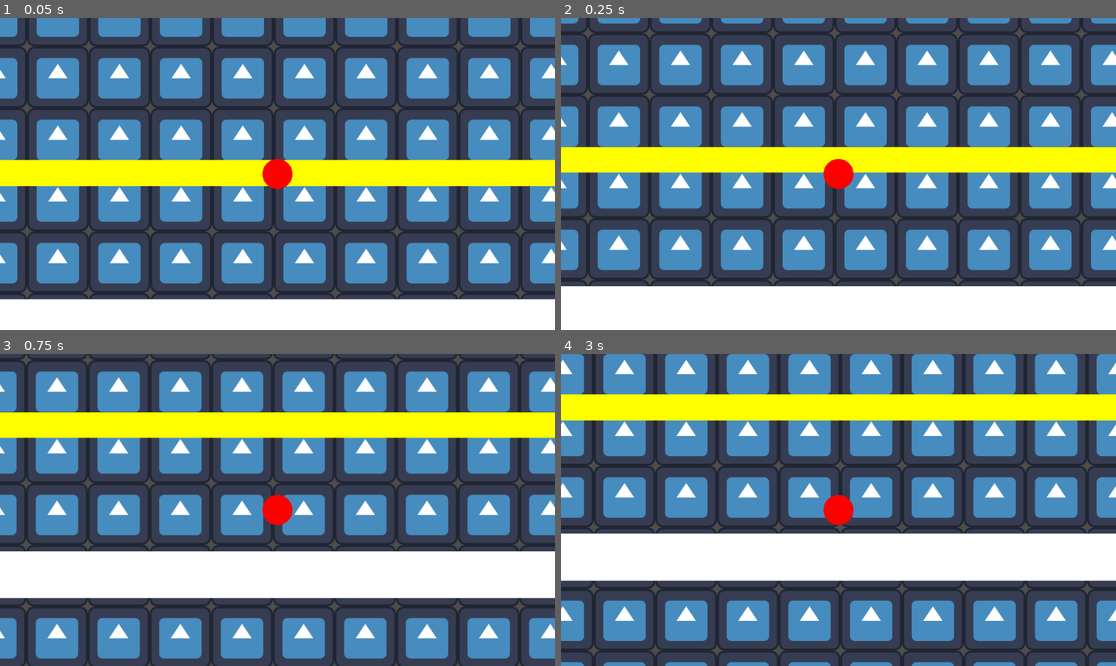
Above: before the commit, frames 1-4 (two rows, left to right).
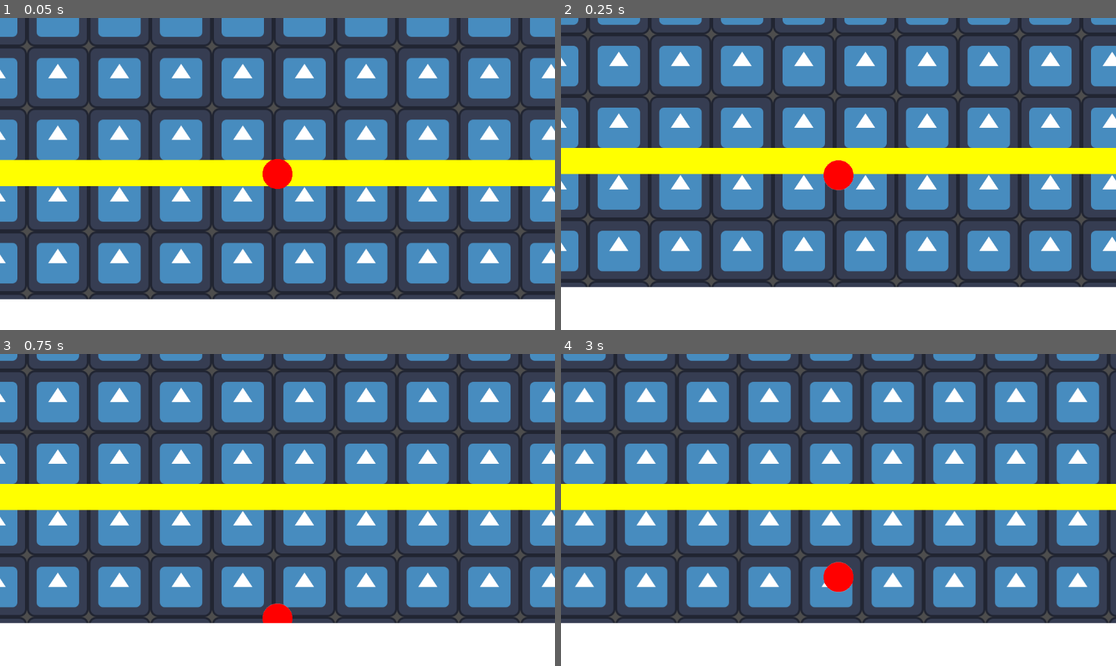
Above: after the commit, the same moments.

Repository: SpaceMonkeyy86/new-scene-game-jam-2025
Game: Godot game, scene res://scene_1.tscn
Two runs of this game, one before a commit and one after it. Both use one fixed random seed, a clock stepped at 60 frames per second and the inputs below. The engine's default icon, where the game draws it, is replaced by a stand-in: a white triangle on a blue panel in a dark square.
Inputs (mouse positions are in pixels of both pictures, inside the frame that each line leads up to):
- Up to frame 1 (0.05 s): no input
- Up to frame 2 (0.25 s): no input
- Up to frame 3 (0.75 s): move the mouse to (399, 494) at 0.52 s; press the mouse at (399, 494) at 0.53 s
- Up to frame 4 (3 s): move the mouse to (727, 525) at 1.27 s; release the mouse at (727, 525) at 1.28 s; click (727, 525) at 1.35 s; move the mouse to (894, 441) at 2.02 s; press the mouse at (894, 441) at 2.03 s; tap Enter at 2.75 s; move the mouse to (810, 572) at 2.77 s; release the mouse at (810, 572) at 2.78 s; click (810, 572) at 2.85 s

Frame 1 is identical in both runs. In frame 2, 7.9% of the frame differs, in the area x 0-100%, y 0-87%; in frame 3, 68%; in frame 4, 87%, in the area x 0-100%, y 0-100%.

Commit message:
use physics process and better ledge functionality

Diff:
--- a/CharacterController.gd
+++ b/CharacterController.gd
@@ -2,7 +2,7 @@
 
 @export var jump_velocity: float = 150
 @export var max_jump_magnitude: float = 1000
-@export var camera_panning: float = 0.3
+@export var camera_panning: float = 0.2
 @export var camera_reset_speed: float = 20
 @export var bonk_velocity: float = 10
 
@@ -13,6 +13,33 @@
 
 var project_gravity = ProjectSettings.get_setting("physics/2d/default_gravity")
 var body_gravity = project_gravity * gravity_scale
+
+func with_parent(node) -> bool:
+	return node.find_parent("Ledge")
+
+func _physics_process(delta: float) -> void:
+	var mouse_pos: Vector2 = get_viewport().get_mouse_position()
+
+	var colliding = null
+	for body in get_colliding_bodies():
+		if body.find_parent("Ledge"):
+			colliding = body.find_parent("Ledge")
+
+	if colliding:
+		print(colliding)
+		print(Input.is_action_pressed("click") and colliding)
+
+	if Input.is_action_pressed("click") and colliding:
+		linear_velocity = Vector2(0, 1)
+
+	if Input.is_action_just_pressed("click"):
+		click_position = mouse_pos
+
+	elif Input.is_action_just_released("click") and click_position:
+		freeze = false
+		linear_velocity = Vector2.ZERO
+		apply_impulse(calc_jump_vector(click_position - mouse_pos))
+		click_position = null
 
 func _process(_delta):
 	hint_positions.clear()
@@ -31,27 +58,6 @@
 
 	queue_redraw()
 
-	if Input.is_action_just_pressed("click"):
-		var ledge = false
-		for body in get_colliding_bodies():
-			print(body)
-			if body.find_parent("Ledge") or body.find_parent("Wall"):
-				ledge = true
-				break
-		if ledge:
-			linear_velocity = Vector2.ZERO
-			freeze = true
-			click_position = mouse_pos
-		else:
-			linear_velocity.x = maxf(linear_velocity.x, bonk_velocity)
-			linear_velocity.y = bonk_velocity
-
-	elif Input.is_action_just_released("click") and click_position:
-		freeze = false
-		linear_velocity = Vector2.ZERO
-		apply_impulse(calc_jump_vector(click_position - mouse_pos))
-		click_position = null
-
 func calc_jump_vector(offset: Vector2) -> Vector2:
 	var v = offset
 	v.x = log(absf(v.x)+1) * (-1 if v.x < 0 else 1)
@@ -64,5 +70,5 @@
 func _draw():
 	var i: float = num_hints
 	for pos in hint_positions:
-		draw_circle(to_local(pos), 10, Color(1, 1, 1, i / num_hints))
+		draw_circle(to_local(pos), 10, Color(1, 1, 1, 0.5 + i / num_hints))
 		i -= 1
--- a/scene_1.tscn
+++ b/scene_1.tscn
@@ -19,18 +19,18 @@
 
 [sub_resource type="CircleShape2D" id="CircleShape2D_1abo5"]
 
+[sub_resource type="RectangleShape2D" id="RectangleShape2D_knagl"]
+
 [node name="Scene1" type="Node2D"]
 
 [node name="Character" type="RigidBody2D" parent="."]
+collision_layer = 3
+collision_mask = 3
 physics_material_override = SubResource("PhysicsMaterial_3xosi")
 lock_rotation = true
 contact_monitor = true
 max_contacts_reported = 10
 script = ExtResource("1_3sd7o")
-jump_multiplier = null
-max_jump_magnitude = null
-camera_panning = null
-camera_reset_speed = null
 
 [node name="Sprite2D" type="Sprite2D" parent="Character"]
 texture = SubResource("GradientTexture2D_3sd7o")
@@ -39,6 +39,10 @@
 shape = SubResource("CircleShape2D_1abo5")
 
 [node name="Camera2D" type="Camera2D" parent="Character"]
+limit_left = -1400
+limit_top = -1100
+limit_right = 1450
+limit_bottom = 350
 
 [node name="Background" type="Sprite2D" parent="."]
 show_behind_parent = true
@@ -70,3 +74,14 @@
 z_index = -10
 position = Vector2(-0.00012207031, -1)
 scale = Vector2(140.64, 2.6800003)
+
+[node name="StaticBody2D" type="StaticBody2D" parent="Terrain/Ledge"]
+position = Vector2(8.6796297e-07, 0.3731343)
+scale = Vector2(0.0071103526, 0.3731343)
+collision_layer = 0
+collision_mask = 2
+
+[node name="CollisionShape2D" type="CollisionShape2D" parent="Terrain/Ledge/StaticBody2D"]
+position = Vector2(-0.00012207031, -1)
+scale = Vector2(140.64, 2.6800003)
+shape = SubResource("RectangleShape2D_knagl")
Not shown: 1 places in scene_1.tscn that only renumber resources
